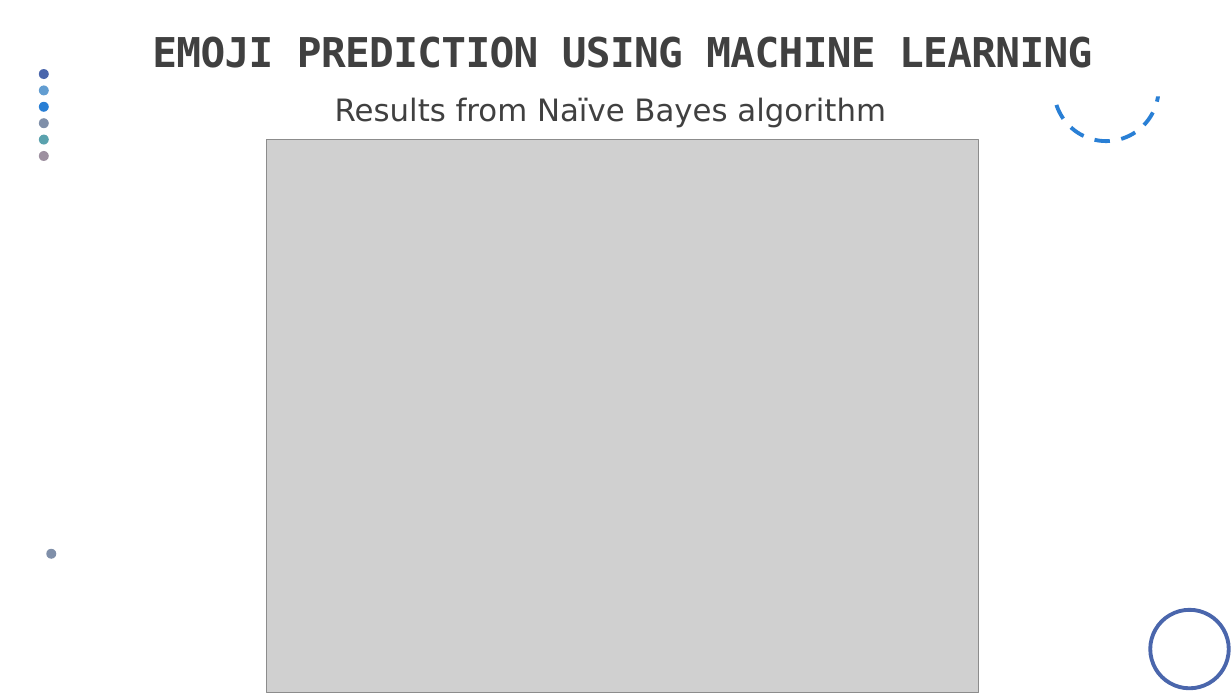
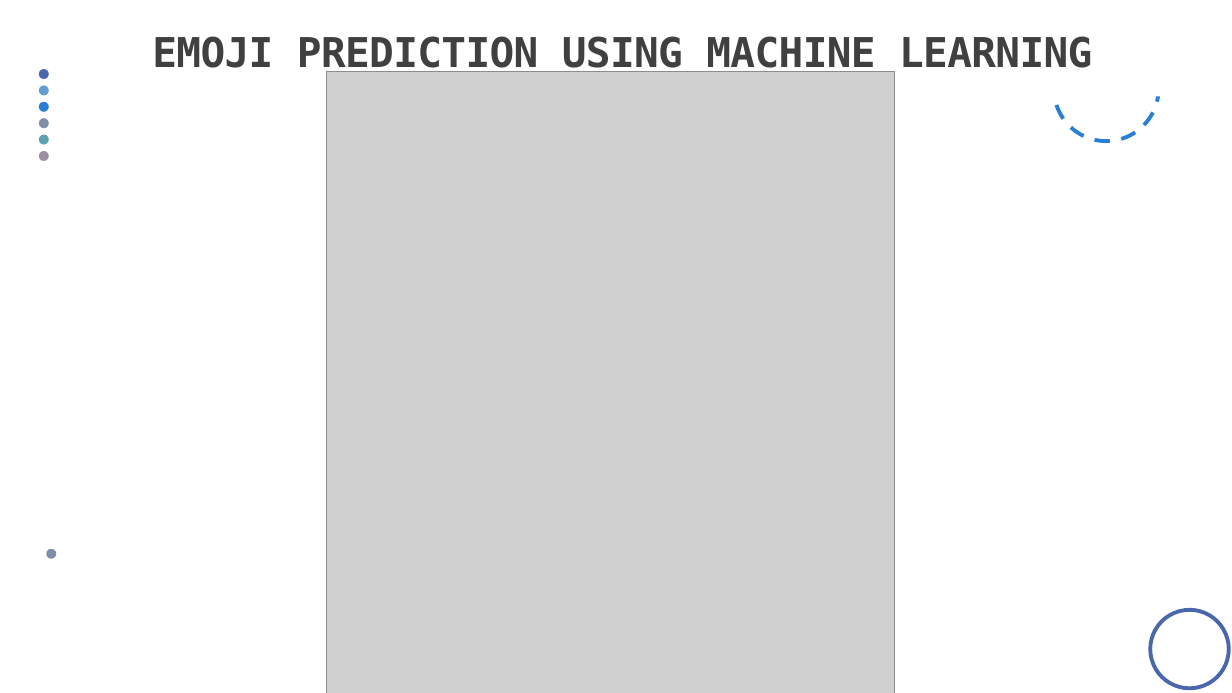
Before and after one commit to Defcon27/Emoji-Prediction-using-Deep-Learning, a slide deck: slide 17 of Docs/Presentation.pptx. Drawn at 1232x693 pixels with LibreOffice and Linux fonts; fonts in the diff are those of the drawing; grey boxes stand for pictures. Boxes give left, top, right and bottom in pixels: in the first picture for what was removed or moved away, otherwise in the second. Text is boxed around its words. In the diff, an @@ line names an element or a change of style, - is before the commit and + after.

Commit message:
Uodated Emoji ppt

```diff
--- a/Docs/Presentation.pptx
+++ b/Docs/Presentation.pptx
@@ picture: place and size @@
-picture at [266,140,979,693]
+picture at [327,71,895,693]
@@ text removed at [335,97,886,128] @@
-Results from Naïve Bayes algorithm
```
Also in this commit, not shown: 3 other slides changed.
